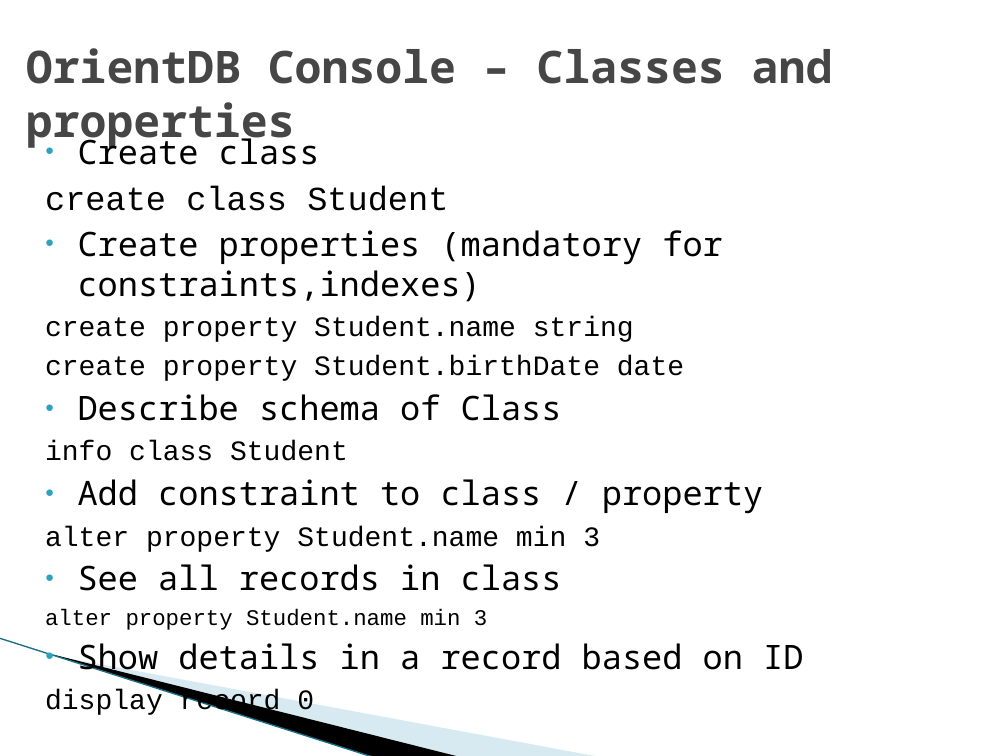
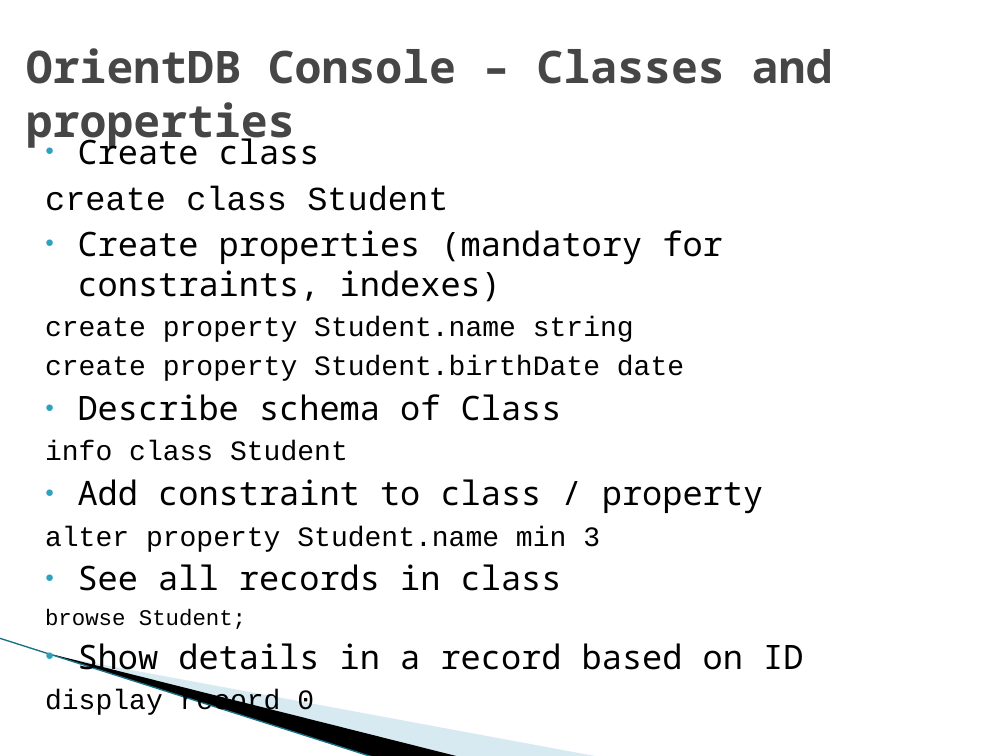
Before and after one commit to arunramkrish/bt_graphdb, a slide deck: slide 44 of presentations/2_OrientDB.pptx (slide 4 before the commit). Drawn at 1008x756 pixels with LibreOffice and Linux fonts; fonts in the diff are those of the drawing; background and template pictures are left out. Boxes give left, top, right and bottom in pixels: in the first picture for what was removed or moved away, otherwise in the second. Text is boxed around its words. In the diff, an @@ line names an element or a change of style, - is before the commit and + after.

Commit message:
updated with more orientdb slides and updated code base

```diff
--- a/presentations/2_OrientDB.pptx
+++ b/presentations/2_OrientDB.pptx
@@ text at [78, 230, 723, 302]: spaces changed @@
-● Create properties (mandatory for constraints,indexes)
+● Create properties (mandatory for constraints, indexes)
@@ text at [45, 609, 246, 629]: text changed @@
-alter property Student.name min 3
+browse Student;
```
Also in this commit, not shown: 5 other slides changed, 46 slides added, 1 other file.
